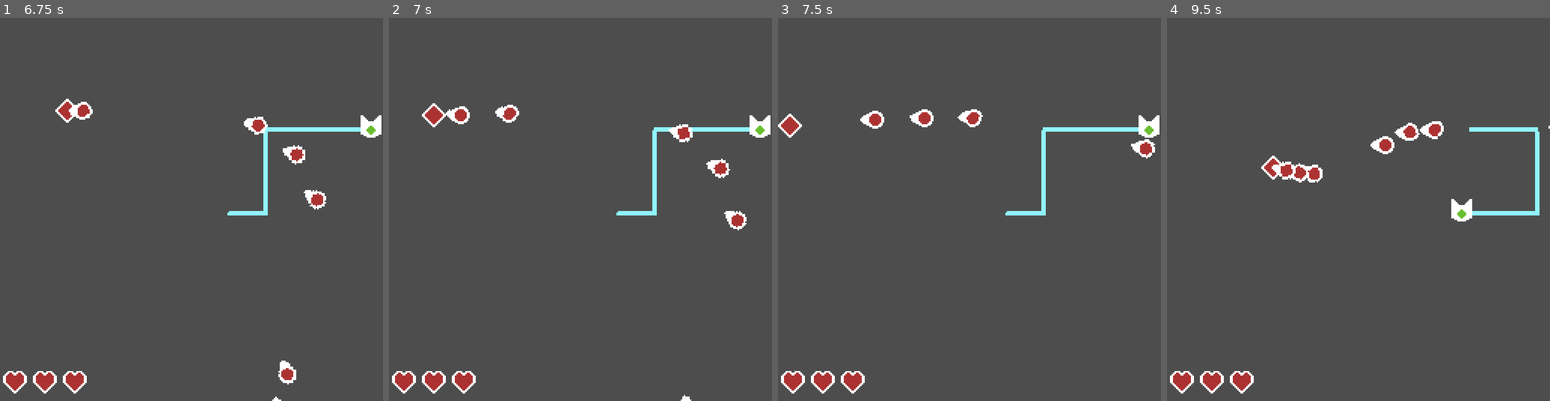
Above: before the commit, frames 1-4 (left to right).
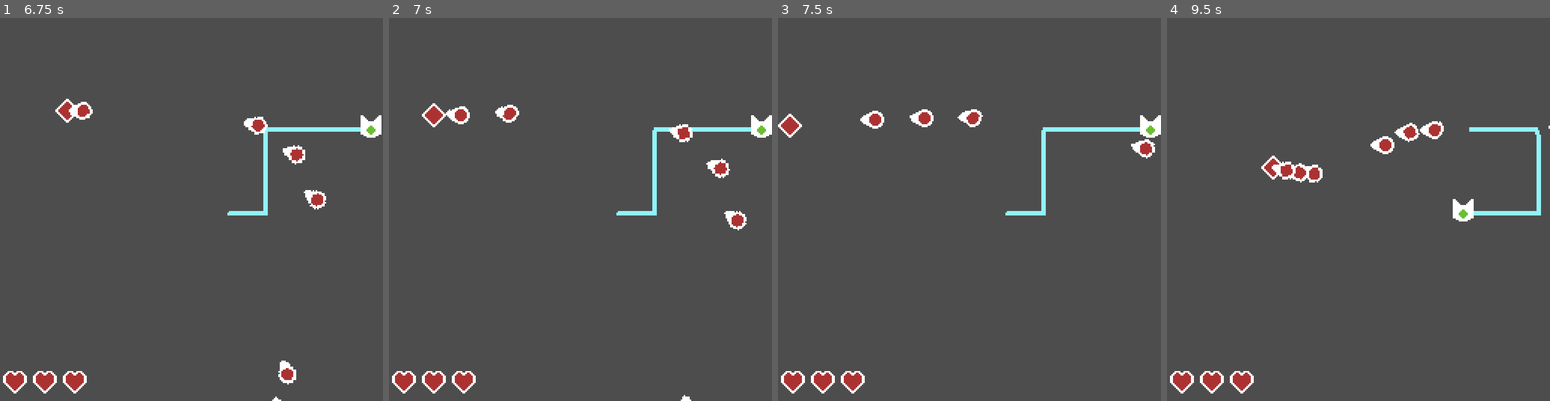
Above: after the commit, the same moments.

Repository: kennethbchen/Bullet-Wrangler-Game
Game: Godot game, scene res://Game.tscn
Two runs of this game, one before a commit and one after it. Both use one fixed random seed, a clock stepped at 60 frames per second and the inputs below.
Inputs:
- Up to frame 1 (6.75 s): hold Space (Attack) 0.53-1.28 s; hold W (Up) 0.53-2.03 s; tap Space (Attack) every 1.5 s from 1.35 to 5.85 s; hold Space (Attack) 2.03-2.78 s; hold A (Left) 2.03-3.53 s; hold S (Down) 3.53-4.28 s; hold Space (Attack) 3.53-4.28 s; hold D (Right) 4.28-5.03 s; hold W (Up) 5.03-5.78 s; hold Space (Attack) 5.03-5.78 s; hold D (Right) from 5.78 s (still down); hold Space (Attack) from 6.53 s (still down)
- Up to frame 2 (7 s): keep holding D (Right); keep holding Space (Attack)
- Up to frame 3 (7.5 s): keep holding D (Right); release Space (Attack) at 7.28 s; tap Space (Attack) at 7.35 s
- Up to frame 4 (9.5 s): release D (Right) at 8.03 s; hold S (Down) 8.03-8.78 s; hold Space (Attack) 8.03-8.78 s; hold A (Left) from 8.78 s (still down); tap Space (Attack) at 8.85 s

Frame 1 is identical in both runs. In frame 2, less than 0.1% of the frame differs, in the area x 94-100%, y 25-32%; in frame 3, less than 0.1%; in frame 4, 0.3%, in the area x 34-98%, y 26-54%.

Commit message:
Changed player collision box

Diff:
--- a/Game.tscn
+++ b/Game.tscn
@@ -22,7 +22,7 @@
 [sub_resource type="WorldBoundaryShape2D" id="WorldBoundaryShape2D_y8ugp"]
 
 [sub_resource type="RectangleShape2D" id="RectangleShape2D_eq0el"]
-size = Vector2(16, 16)
+size = Vector2(14, 15)
 
 [sub_resource type="CircleShape2D" id="CircleShape2D_puqmc"]
 radius = 3.0
@@ -32,6 +32,7 @@
 game_over_ui = NodePath("GameOverUI")
 
 [node name="GameOverUI" type="CanvasLayer" parent="."]
+visible = false
 
 [node name="Panel" type="Panel" parent="GameOverUI"]
 anchors_preset = 8
@@ -154,6 +155,7 @@
 script = ExtResource("1_wwex1")
 
 [node name="Bounds" type="CollisionShape2D" parent="Player"]
+position = Vector2(0, 0.5)
 shape = SubResource("RectangleShape2D_eq0el")
 
 [node name="Hurtbox" type="Area2D" parent="Player"]
